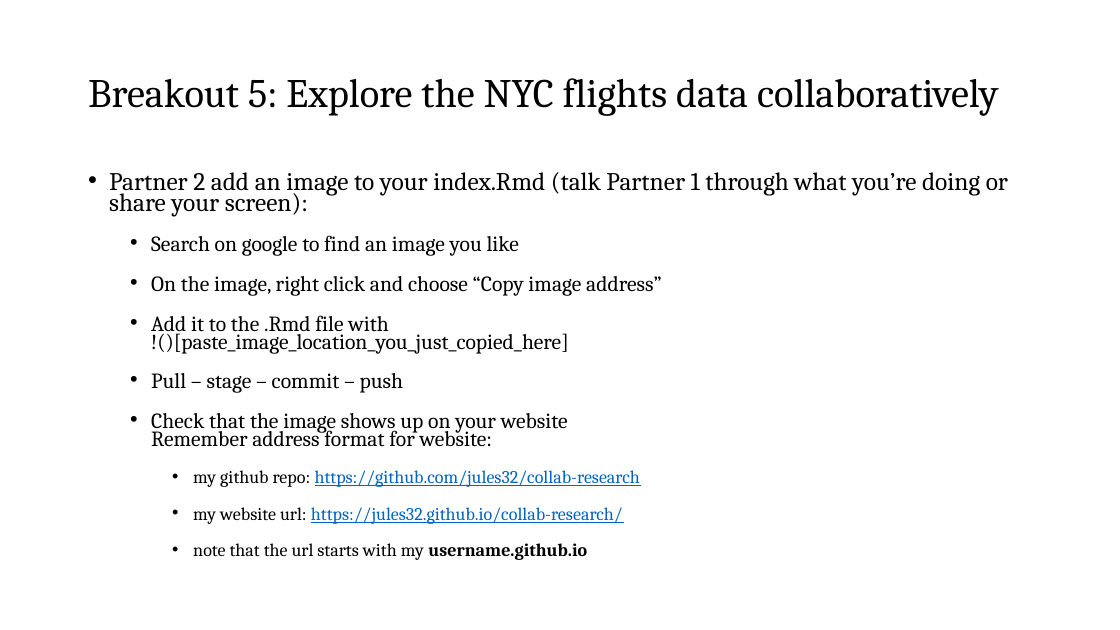
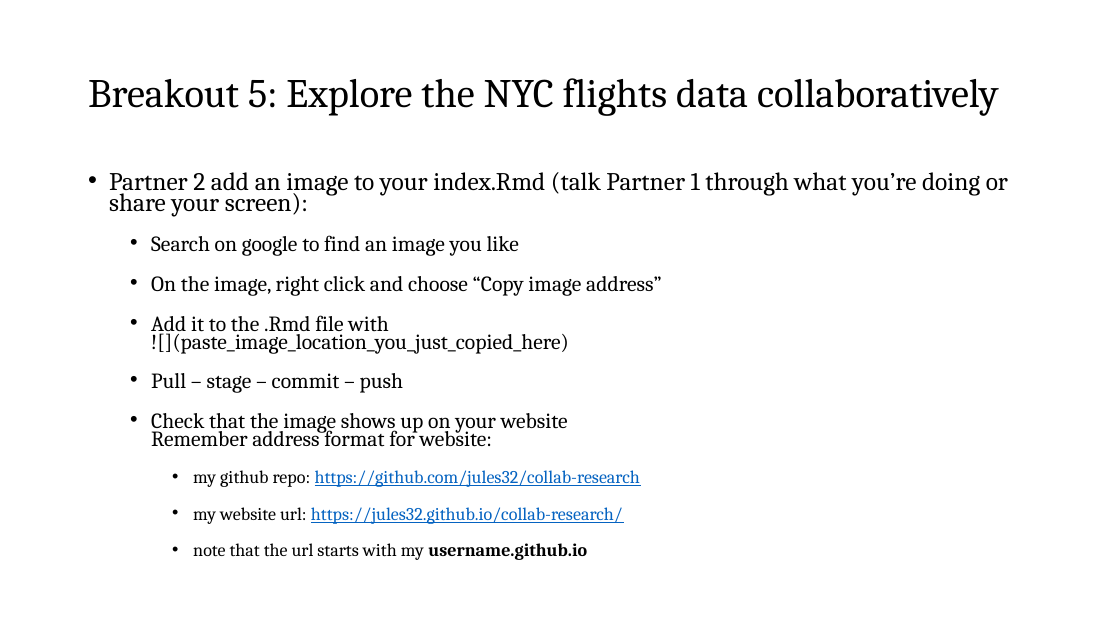
Before and after one commit to nt246/NTRES6940-data-science, a slide deck: slide 6 of slides/Slides_class10.pptx. Drawn at 1120x630 pixels with LibreOffice and Linux fonts; fonts in the diff are those of the drawing. Boxes give left, top, right and bottom in pixels: in the first picture for what was removed or moved away, otherwise in the second. Text is boxed around its words. In the diff, an @@ line names an element or a change of style, - is before the commit and + after.

```diff
--- a/slides/Slides_class10.pptx
+++ b/slides/Slides_class10.pptx
@@ text at (x1=151, y1=315, x2=569, y2=354): text changed @@
-  • Add it to the .Rmd file with
-    !()[paste_image_location_you_just_copied_here]
+  • Add it to the .Rmd file with
+    ![](paste_image_location_you_just_copied_here)
```
Also in this commit, not shown: 1 other slide changed, 1 other file.
